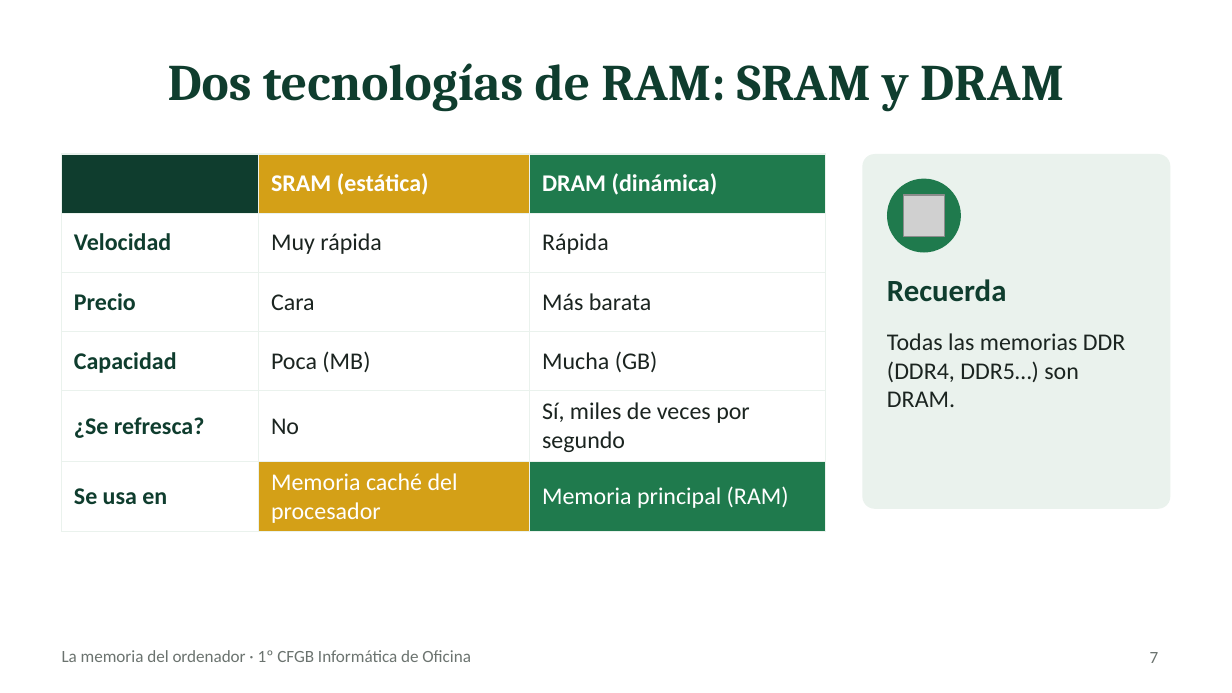
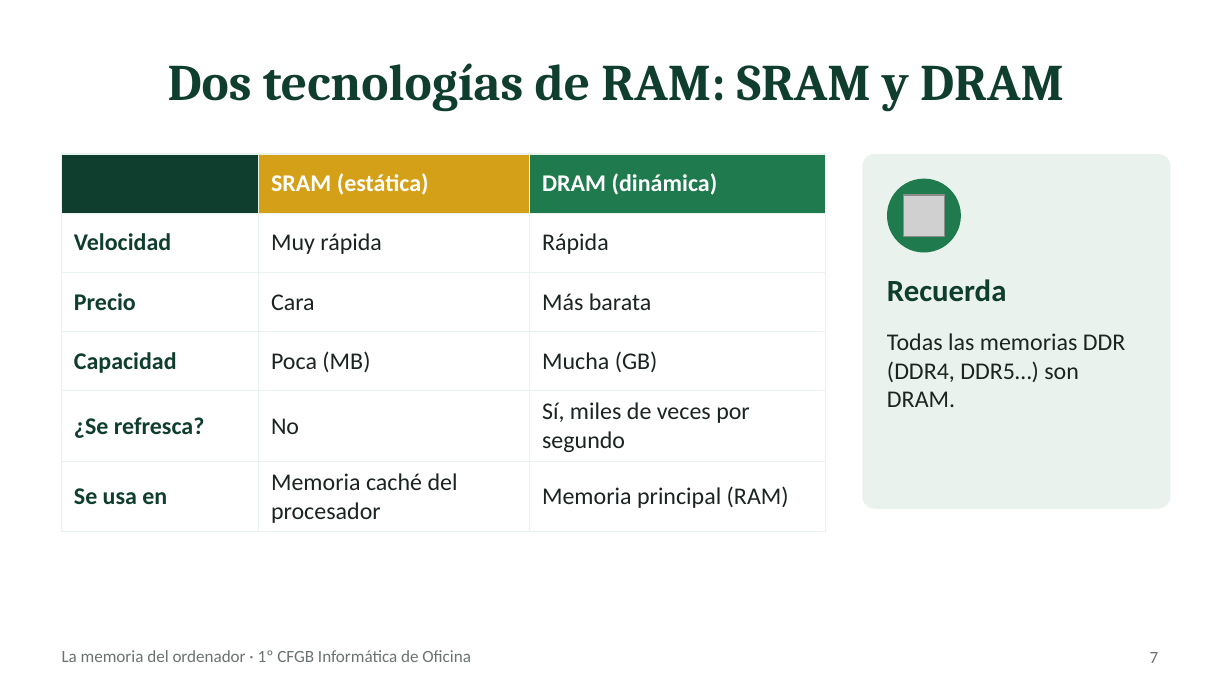
Before and after one commit to fpriesan-web/fpriesan-web.github.io, a slide deck: slide 7 of apuntes/1cfgb-montaje-mantenimiento/tema-3/la-memoria/La_memoria_del_ordenador.pptx. Drawn at 1232x693 pixels with LibreOffice and Linux fonts; fonts in the diff are those of the drawing; grey boxes stand for pictures. Boxes give left, top, right and bottom in pixels: in the first picture for what was removed or moved away, otherwise in the second. Text is boxed around its words. In the diff, an @@ line names an element or a change of style, - is before the commit and + after.

```diff
--- a/apuntes/1cfgb-montaje-mantenimiento/tema-3/la-memoria/La_memoria_del_ordenador.pptx
+++ b/apuntes/1cfgb-montaje-mantenimiento/tema-3/la-memoria/La_memoria_del_ordenador.pptx
@@ table at bbox=[62, 154, 825, 527] @@
@@ fill #D4A017 to none in row 6, column 2 @@
@@ fill #1F7A4D to none in row 6, column 3 @@
@@ text colour #FFFFFF to #1B2420 in "Memoria caché del procesador", "Memoria principal (RAM)" @@
```
Also in this commit, not shown: 10 other slides changed, 5 slides added, 13 slides removed, 1 other file.
